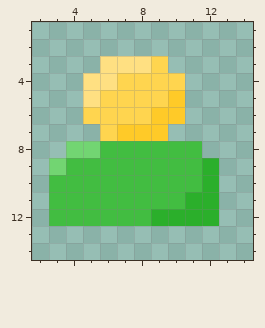
A pixel-art sprite gets an edit: project/icon/resource/population.png. Above, as it was before the edit.
The file is 16x16 pixels. Shown: x 2..14, y 1..14.
And afterwards:
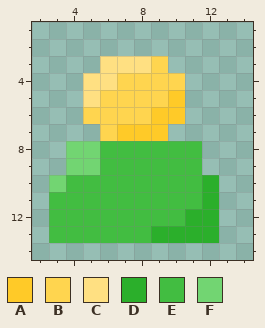
Palette (. is transparent): A #ffca28  B #ffd54f  C #ffe082  D #2baf2b  E #42bd41  F #72d572
The exact change:
There is now colour D in row 13 at x 9 to 12.
There is now colour E in row 13 at x 3 to 8.
The edit turns colour D into colour E in row 11 at x 11; in row 12 at x 9 to 10.
The edit turns colour E into colour F in row 9 at x 4 to 5; in row 10 at x 3.
The edit erases colour D in row 9 at x 12.
The edit erases colour F in row 9 at x 3.
Boxes around the changes in both pictures, in picture pixels (x1, y1, x2, y2):
changed: (49, 158, 219, 243)
